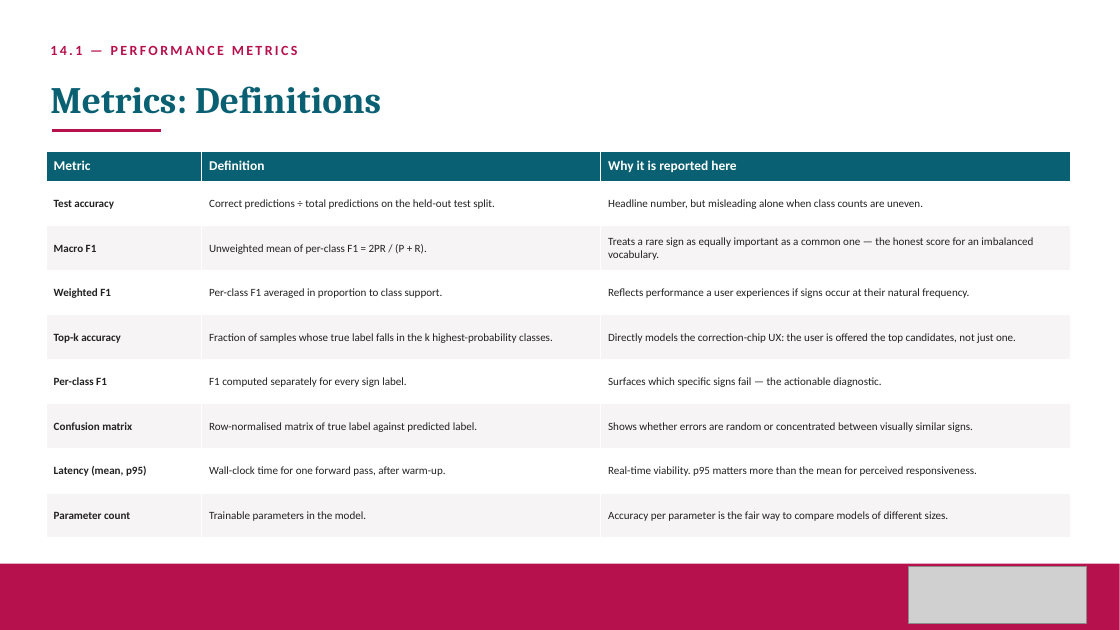
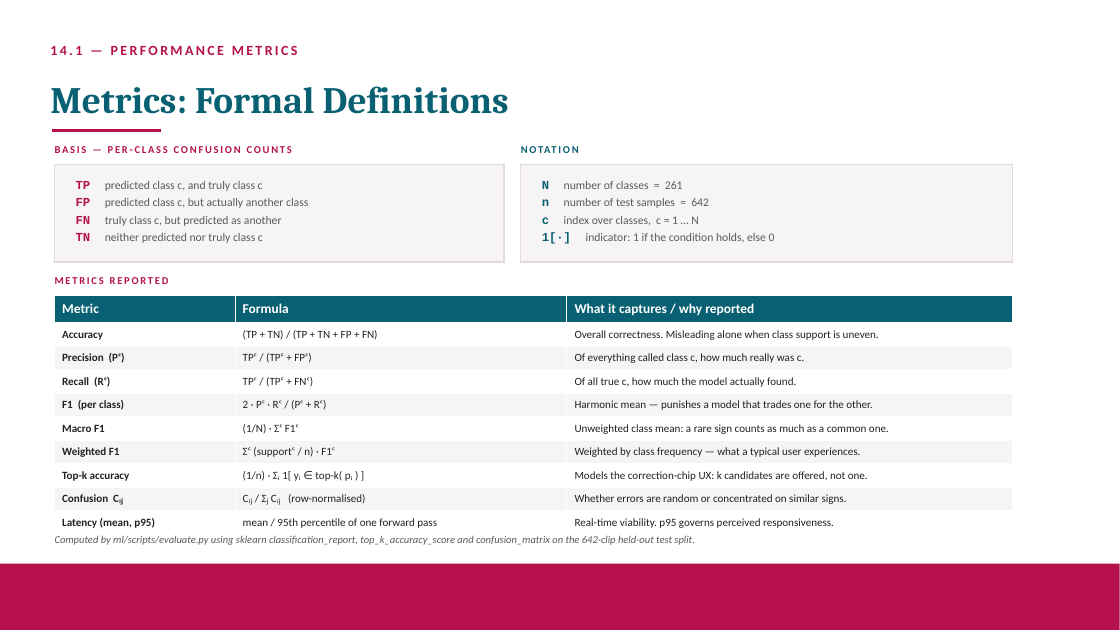
Before and after one commit to Radha-Krishna-19/Silent-Voice, a slide deck: slide 26 of Silent_Voice_Case_Study_v3_Review2.pptx. Drawn at 1120x630 pixels with LibreOffice and Linux fonts; fonts in the diff are those of the drawing; grey boxes stand for pictures. Boxes give left, top, right and bottom in pixels: in the first picture for what was removed or moved away, otherwise in the second. Text is boxed around its words. In the diff, an @@ line names an element or a change of style, - is before the commit and + after.

```diff
--- a/Silent_Voice_Case_Study_v3_Review2.pptx
+++ b/Silent_Voice_Case_Study_v3_Review2.pptx
@@ text at [50,86,509,114]: text changed @@
-Metrics: Definitions
+Metrics: Formal Definitions
@@ text added at [55,146,292,153], 9 pt, text #B6114D, bold @@
+BASIS — PER-CLASS CONFUSION COUNTS
@@ text added at [521,143,1012,163], 9 pt, text #086072, bold @@
+NOTATION
@@ rectangle added at [55,165,504,262], fill #F7F4F5, outline #E4D9DD 1 pt @@
@@ rectangle added at [521,165,1012,262], fill #F7F4F5, outline #E4D9DD 1 pt @@
@@ text added at [76,181,308,243], 10 pt, text #5A5A5A @@
+TP predicted class c, and truly class c
+FP predicted class c, but actually another class
+FN truly class c, but predicted as another
+TN neither predicted nor truly class c
@@ text added at [542,180,775,244], 10 pt, text #5A5A5A @@
+N number of classes = 261
+n number of test samples = 642
+c index over classes, c = 1 … N
+1[·] indicator: 1 if the condition holds, else 0
@@ table at [55,296,1012,534] @@
-row 1: Metric | Definition | Why it is reported here
-row 2: Test accuracy | Correct predictions ÷ total predictions on the held-out test split. | Headline number, but misleading alone when class counts are uneven.
-row 3: Macro F1 | Unweighted mean of per-class F1 = 2PR / (P + R). | Treats a rare sign as equally important as a common one — the honest score for an imbalanced vocabulary.
-row 4: Weighted F1 | Per-class F1 averaged in proportion to class support. | Reflects performance a user experiences if signs occur at their natural frequency.
-row 5: Top-k accuracy | Fraction of samples whose true label falls in the k highest-probability classes. | Directly models the correction-chip UX: the user is offered the top candidates, not just one.
-row 6: Per-class F1 | F1 computed separately for every sign label. | Surfaces which specific signs fail — the actionable diagnostic.
-row 7: Confusion matrix | Row-normalised matrix of true label against predicted label. | Shows whether errors are random or concentrated between visually similar signs.
-row 8: Latency (mean, p95) | Wall-clock time for one forward pass, after warm-up. | Real-time viability. p95 matters more than the mean for perceived responsiveness.
-row 9: Parameter count | Trainable parameters in the model. | Accuracy per parameter is the fair way to compare models of different sizes.
+row 1: Metric | Formula | What it captures / why reported
+row 2: Accuracy | (TP + TN) / (TP + TN + FP + FN) | Overall correctness. Misleading alone when class support is uneven.
+row 3: Precision (Pᶜ) | TPᶜ / (TPᶜ + FPᶜ) | Of everything called class c, how much really was c.
+row 4: Recall (Rᶜ) | TPᶜ / (TPᶜ + FNᶜ) | Of all true c, how much the model actually found.
+row 5: F1 (per class) | 2 · Pᶜ · Rᶜ / (Pᶜ + Rᶜ) | Harmonic mean — punishes a model that trades one for the other.
+row 6: Macro F1 | (1/N) · Σᶜ F1ᶜ | Unweighted class mean: a rare sign counts as much as a common one.
+row 7: Weighted F1 | Σᶜ (supportᶜ / n) · F1ᶜ | Weighted by class frequency — what a typical user experiences.
+row 8: Top-k accuracy | (1/n) · Σᵢ 1[ yᵢ ∈ top-k( pᵢ ) ] | Models the correction-chip UX: k candidates are offered, not one.
+row 9: Confusion Cᵢⱼ | Cᵢⱼ / Σⱼ Cᵢⱼ (row-normalised) | Whether errors are random or concentrated on similar signs.
+row 10: Latency (mean, p95) | mean / 95th percentile of one forward pass | Real-time viability. p95 governs perceived responsiveness.
@@ table: place and size @@
-table at [46,151,1071,538]
+table at [55,296,1012,534]
@@ text added at [55,277,169,284], 9 pt, text #B6114D, bold @@
+METRICS REPORTED
@@ text added at [55,535,694,545], 9 pt, text #5A5A5A, italic @@
+Computed by ml/scripts/evaluate.py using sklearn classification_report, top_k_accuracy_score and confusion_matrix on the 642-clip held-out test split.
@@ picture removed at [909,566,1087,623] @@
```
Also in this commit, not shown: 13 other slides changed, 1 other file.
